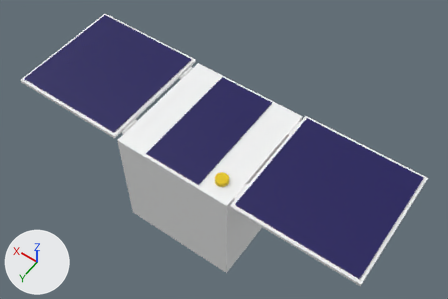
The glTF model resource/model/koyoh_simple_model.glb, before and after one commit.
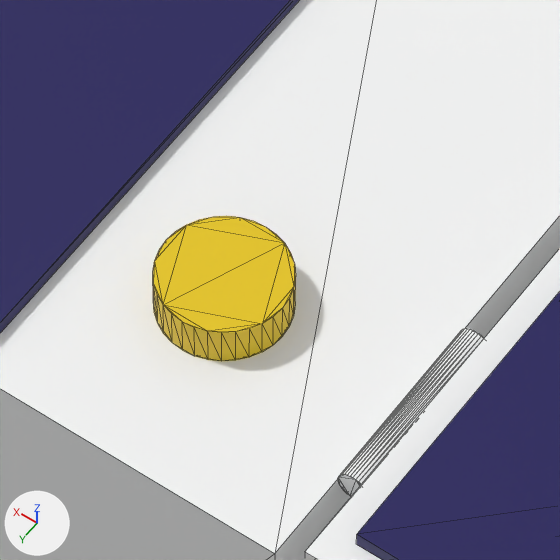
Each version is shown whole from a 50 mm camera at (-3.67, 4.8, 8.19) aimed at (0.0, -0.32, 0.14), then close up on the part from 45% to 57% of the width and 50% to 69% of the height. Every picture has the same lights, and +X, +Y and +Z are marked at lower left. The close-ups show mesh edges as thin lines. Where no turn or scale is listed for an object, it has been applied to the vertices. Vertices at the same position are counted once.

In view in the first close-up: 'KOYOH'.
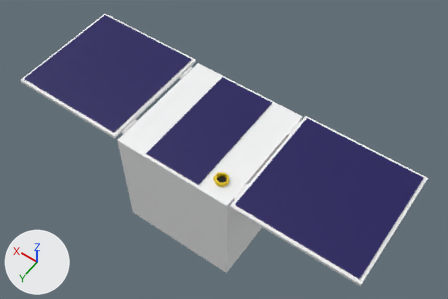
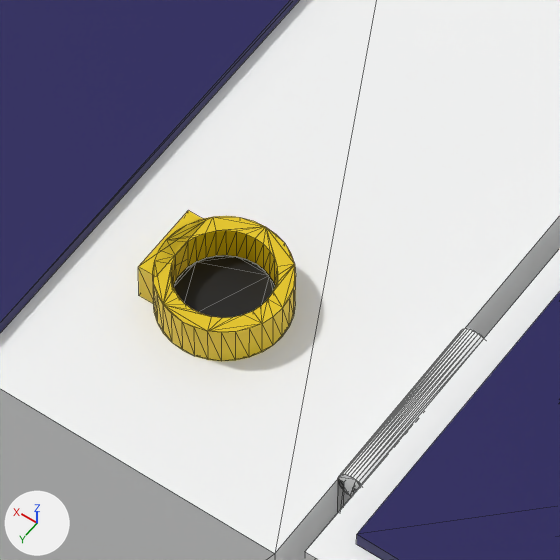
Commit message: モデルの更新

Where the newer file only moved an object's origin or applied its transform, the numbers keep the older frame.

The change in detail:
Material 'マテリアル.016' (mat_マテリアル_016) is new.
Its base color is (0.552, 0.558, 0.552) (light grey #c4c5c4).
Material 'マテリアル.015' (mat_マテリアル_015) is new.
Its base color is (0.552, 0.558, 0.552) (light grey #c4c5c4).
Material 'マテリアル.012' (mat_マテリアル_012) is new.
Its base color is (0.552, 0.558, 0.552) (light grey #c4c5c4).
Material 'マテリアル.020' (mat_マテリアル_020) is new.
Its base color is (0.552, 0.558, 0.552) (light grey #c4c5c4).
Material 'マテリアル.019' (mat_マテリアル_019) is new.
Its base color is (0.552, 0.558, 0.552) (light grey #c4c5c4).
Material 'マテリアル.014' (mat_マテリアル_014) is new.
Its base color is (0.552, 0.558, 0.552) (light grey #c4c5c4).
Material 'マテリアル' (mat_マテリアル) is new.
Its base color is (0.799, 0.565, 0.0) (yellow #e7c600).
Material 'マテリアル.017' (mat_マテリアル_017) is new.
Its base color is (0.552, 0.558, 0.552) (light grey #c4c5c4).
Material 'マテリアル.018' (mat_マテリアル_018) is new.
Its base color is (0.552, 0.558, 0.552) (light grey #c4c5c4).
Material 'マテリアル.002' (mat_マテリアル_002) is new.
Its base color is (0.0, 0.0, 0.0) (black #000000).
me_body is used by ob_koyoh; location (2.05, 0.0, 1.062).
me_body had 832 vertices, 1636 faces and spanned x -5.1..1.0, y -1.2..1.0, z -2.13..0.01.
me_body now has 1061 vertices, 2054 faces and spans x -5.1..1.0, y -1.2..1.0, z -2.13..0.01.
me_body part 1: a new loose piece, a 32-sided cylinder along z spanning x -2.825..-2.675, y 0.625..0.775, z -0.0625..-0.0525, in mat_マテリアル_002 (black #000000).
me_body part 2: a new loose piece, a box spanning x -3.06..-3.05, y 0.55..0.85, z -0.2125..-0.0625, in mat_マテリアル_014 (light grey #c4c5c4).
me_body part 3: 6 vertices moved within x -3.07..-2.67, y 0.55..0.85, z -0.06..0.01; 4 vertices removed from x -3.08, y 0.55..0.85, z -0.09..-0.04; 105 vertices added at x -3.07..-2.64, y 0.55..0.85, z -0.09..0.01.
me_body now uses material mat_マテリアル_020 (light grey #c4c5c4).
me_body now uses material mat_マテリアル (yellow #e7c600).
me_body now uses material mat_マテリアル_002 (black #000000).
me_body now uses material mat_マテリアル_012 (light grey #c4c5c4).
me_body now uses material mat_マテリアル_018 (light grey #c4c5c4).
me_body now uses material mat_マテリアル_017 (light grey #c4c5c4).
me_body now uses material mat_マテリアル_014 (light grey #c4c5c4).
me_body now uses material mat_マテリアル_019 (light grey #c4c5c4).
me_body now uses material mat_マテリアル_015 (light grey #c4c5c4).
me_body now uses material mat_マテリアル_016 (light grey #c4c5c4).

Location of each change, (x1, y1, x2, y2) in pixels of the close-ups (560 x 560 px):
part 1 of me_body, added (black): after (173, 255, 275, 318)
part 2 of me_body, added: after (337, 479, 351, 513)
part 3 of me_body, built on: before (153, 217, 484, 484); after (138, 210, 479, 479)
